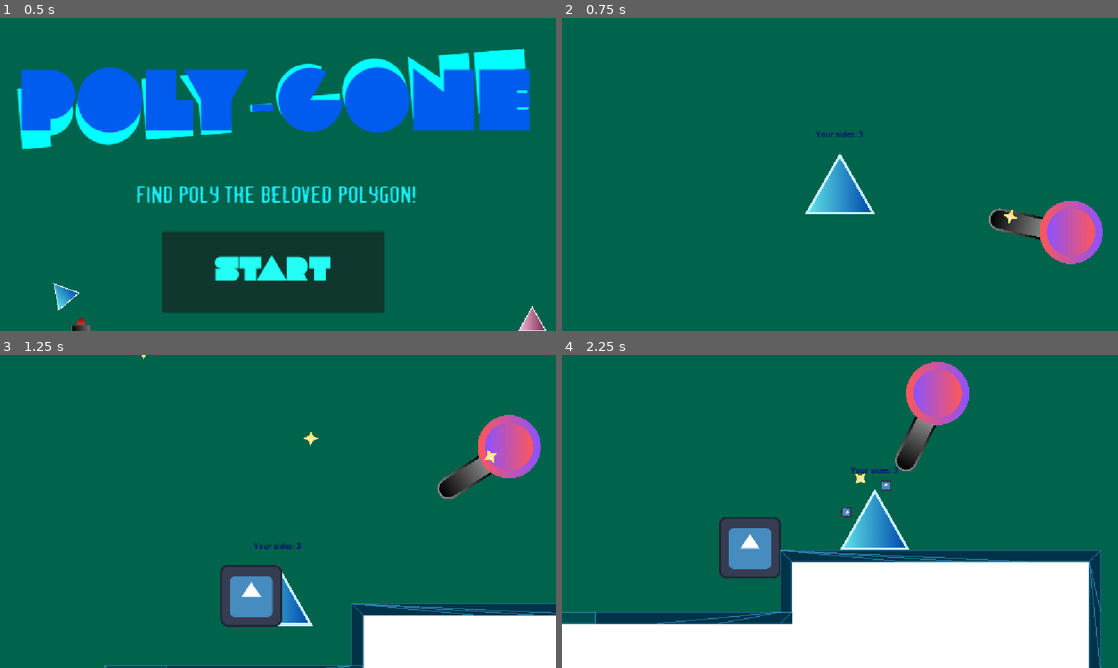
Above: before the commit, frames 1-4 (two rows, left to right).
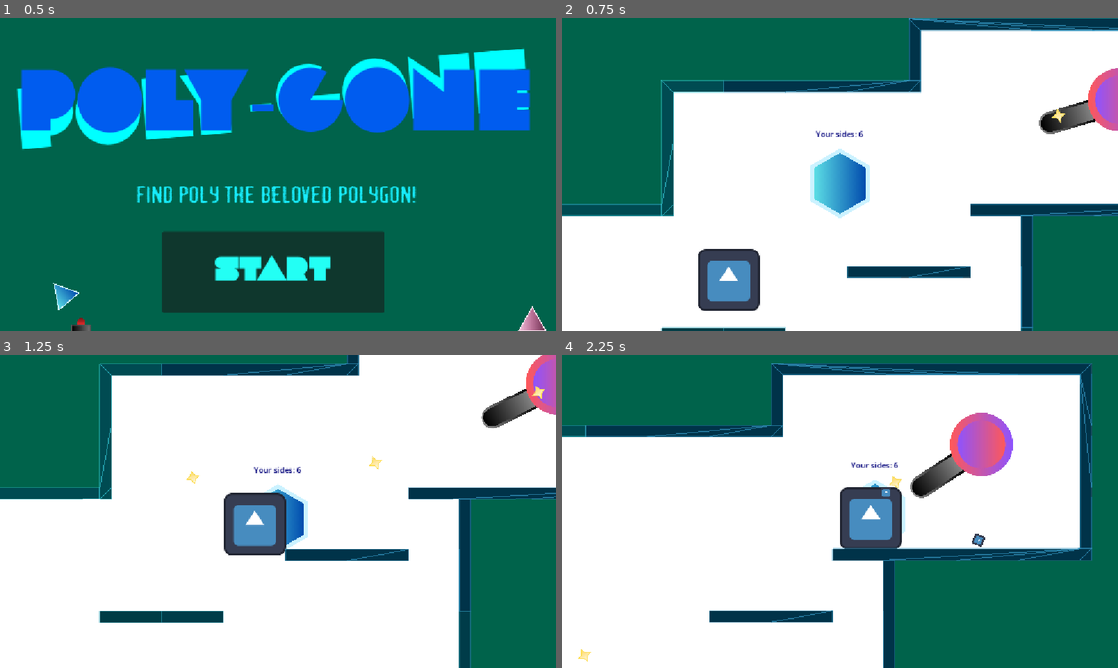
Above: after the commit, the same moments.

Repository: Eldragon126/Shapes
Game: Godot game, scene res://nodes/title_screen.tscn
The game is run twice, just before and just after one commit, with the same random seed, the same clock (stepped at 60 frames per second) and the same inputs. The engine's default icon, where the game draws it, is replaced by a stand-in: a white triangle on a blue panel in a dark square.
Inputs (mouse positions are in pixels of both pictures, inside the frame that each line leads up to):
- Up to frame 1 (0.5 s): no input
- Up to frame 2 (0.75 s): click "Start" at 0.5 s
- Up to frame 3 (1.25 s): no input
- Up to frame 4 (2.25 s): move the mouse to (862, 436) at 1.27 s; hold Right (ui_right) from 1.28 s (still down); click (862, 436) at 1.35 s; tap Space (jump) at 1.52 s; move the mouse to (728, 527) at 2.02 s; click (728, 527) at 2.1 s

Frame 1 is identical in both runs. In frame 2, 74% of the frame differs, in the area x 0-100%, y 0-100%; in frame 3, 82%; in frame 4, 73%.

Commit message:
Did a couple of minor things
We need to get the whole base working this week and next week. I'm hoping to be able to start working on level design next week.

Diff:
--- a/main_scene.tscn
+++ b/main_scene.tscn
@@ -14,11 +14,11 @@
 
 [node name="player" parent="." instance=ExtResource("2_gyfs4")]
 z_index = 0
-position = Vector2(280, -262)
+position = Vector2(290, 505)
 
 [node name="enemy_triangle2" parent="." instance=ExtResource("1_gyfs4")]
-position = Vector2(203, 192)
+position = Vector2(44, 715)
 
 [node name="Turret" parent="." instance=ExtResource("5_8mm7a")]
 z_index = 5
-position = Vector2(759, -136)
+position = Vector2(869, 357)
--- a/scripts/player.gd
+++ b/scripts/player.gd
@@ -1,6 +1,6 @@
 extends CharacterBody2D
 var max_sides: int = 7
-var current_sides: int = 3
+var current_sides: int = 6
 var speed = 400
 var acceleration = 80
 var slow_acceleration = 80
--- a/turret.gd
+++ b/turret.gd
@@ -33,7 +33,7 @@
 		var bullet: Node2D = Bullet.instantiate()
 		$".".add_child(bullet)
 		print($GunSprite/ShootTheBulletHere)
-		bullet.global_position = $GunSprite/ShootTheBulletHere.position
+		bullet.global_position = $GunSprite/ShootTheBulletHere.global_position
 		bullet.rotation = $GunSprite.global_rotation
 
 
Binary file changed: assets/MustacheTriangle.png
